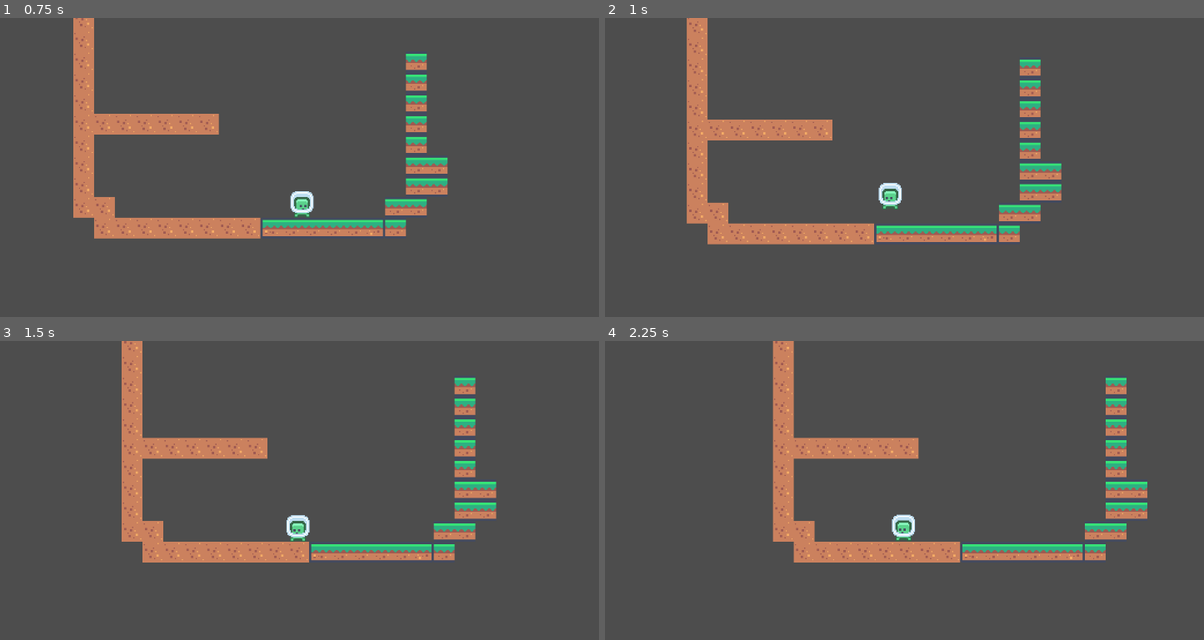
Above: before the commit, frames 1-4 (two rows, left to right).
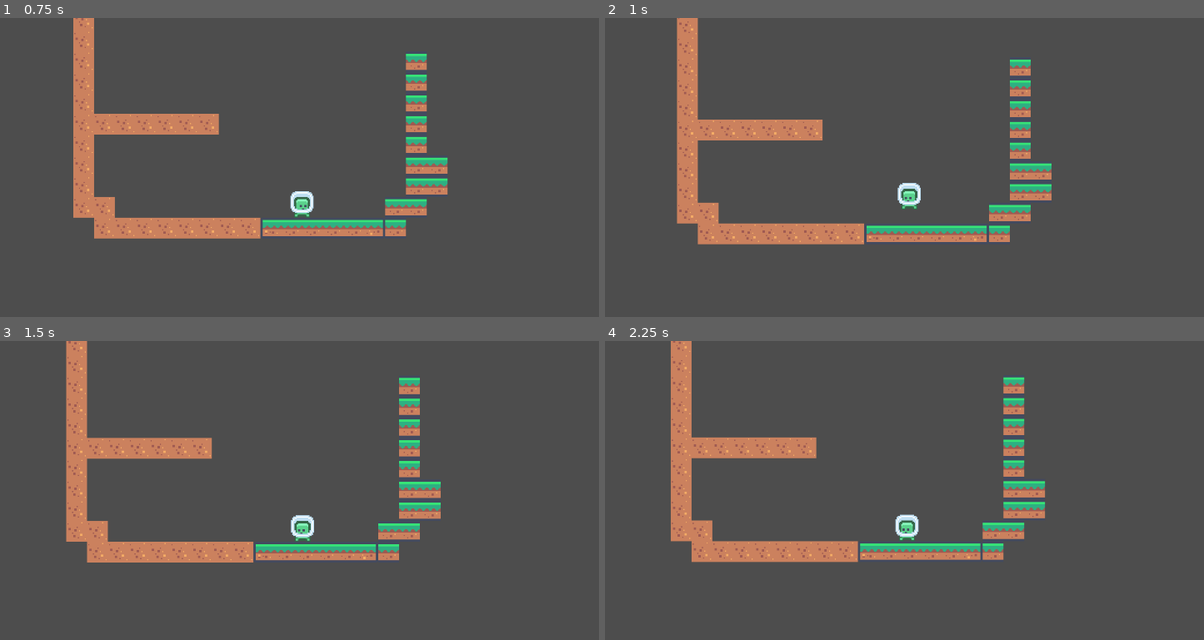
Above: after the commit, the same moments.

Repository: sublollipp/Pixel-Peter
Game: Godot game, scene res://scener/spil.tscn
The game is run twice, just before and just after one commit, with the same random seed, the same clock (stepped at 60 frames per second) and the same inputs.
Inputs:
- Up to frame 1 (0.75 s): hold Right (HØJRE) from 0.53 s (still down)
- Up to frame 2 (1 s): keep holding Right (HØJRE); tap Space (HOP) at 0.77 s; tap A (VENSTRE) at 0.8 s
- Up to frame 3 (1.5 s): tap Space (HOP) at 1.07 s; release Right (HØJRE) at 1.28 s; tap A (VENSTRE) at 1.35 s
- Up to frame 4 (2.25 s): tap Space (HOP) at 1.52, 1.55, 1.82 s; hold Space (HOP) from 2.03 s (still down)

Frame 1 is identical in both runs. In frame 2, 5.7% of the frame differs, in the area x 11-77%, y 0-76%; in frame 3, 13%; in frame 4, 15%, in the area x 10-91%, y 0-75%.

Commit message:
Tilføjede retnings-power

Diff:
--- a/scripts/player.gd
+++ b/scripts/player.gd
@@ -11,11 +11,15 @@
 
 const maxJumpPower: int = 600
 
+const directionChangeSpeed = 10
+
+var chargedDirectionPower: float = 0
+
 # Holder styr på, hvad spillerens hastighed var i sidste frame
 var previousVelocity: Vector2 = Vector2.ZERO
 
 # -1 er venstre- +1 er højre
-var direction: int = 0
+var direction: float = 0
 
 # Den opladte kraft i hoppet - stiger, når man holder hop-knappen inde
 var chargedJumpPower: float = 0
@@ -26,6 +30,10 @@
 func _process(delta: float) -> void:
 	if charging: # Kører, hvis man er på jorden, og hop-knappen er holdt nede
 		print(chargedJumpPower) # Debug statement
+
+		chargedDirectionPower += Input.get_axis("VENSTRE", "HØJRE") * directionChangeSpeed;
+
+		# Øger jump poweren, indtil man har nået max niveau
 		if chargedJumpPower < maxJumpPower:
 			chargedJumpPower += jumpChargeSpeed * delta
 		elif chargedJumpPower > maxJumpPower:
@@ -36,18 +44,20 @@
 
 	velocity.y += ProjectSettings.get_setting("physics/2d/default_gravity") * delta
 
+	#Bouncer, når spilleren er på væggen
 	if is_on_wall():
 		velocity.x = previousVelocity.x * -bounceRetention
 
+	#Sørger for, at spilleren står stille, når den er på gulvet. Altså nul sliding osv.
 	if is_on_floor():
 		velocity = Vector2.ZERO
 
+	#Opdaterer previousVelocity
 	previousVelocity = velocity
 
 func _input(event: InputEvent) -> void: # Denne funktion kører, når der sker noget som helst med inputsne
-	if is_on_floor():
+	if is_on_floor(): # Hvis man er i luften, skal man være ude af kontrol. Hermed kører input-koden kun, når man er på jorden
 		if event.is_action_pressed("HØJRE"):
-			direction = 1
 			$Sprite2D.flip_h = true
 			print("HØJRE")
 		elif event.is_action_pressed("VENSTRE"):
@@ -63,5 +73,7 @@
 
 func jump() -> void:
 	velocity.y = -chargedJumpPower
-	velocity.x = chargedJumpPower * direction
+	velocity.x = chargedDirectionPower
+	chargedDirectionPower = 0
+
 	chargedJumpPower = 0
